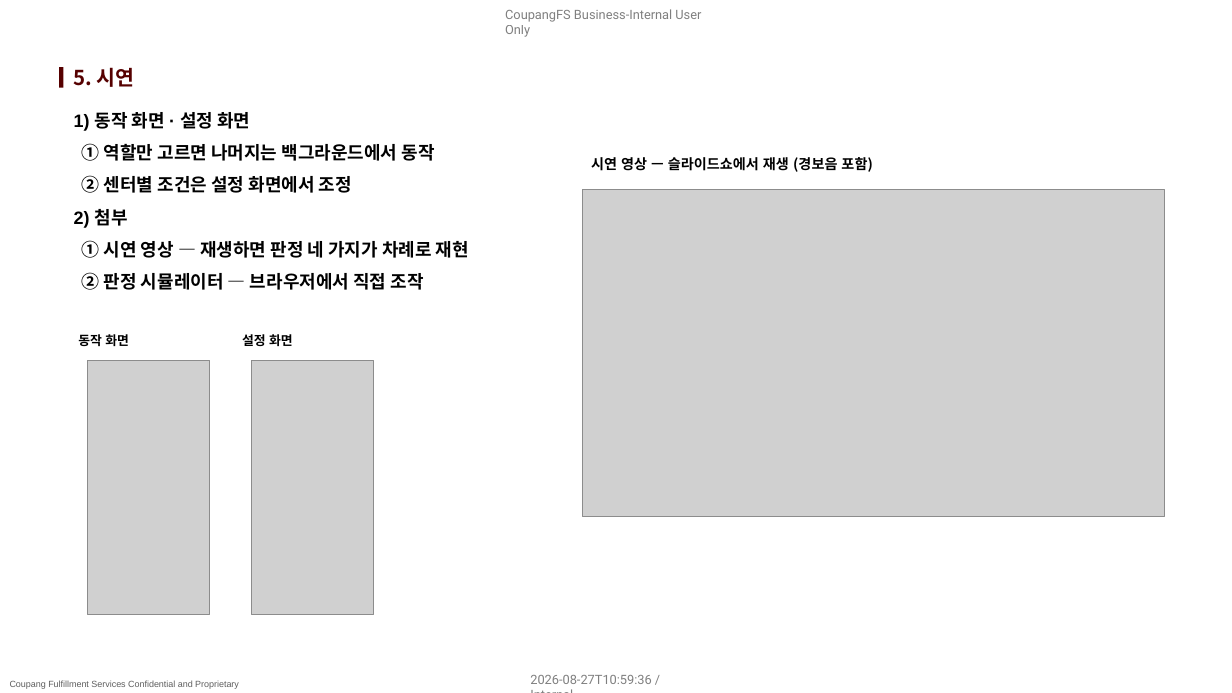
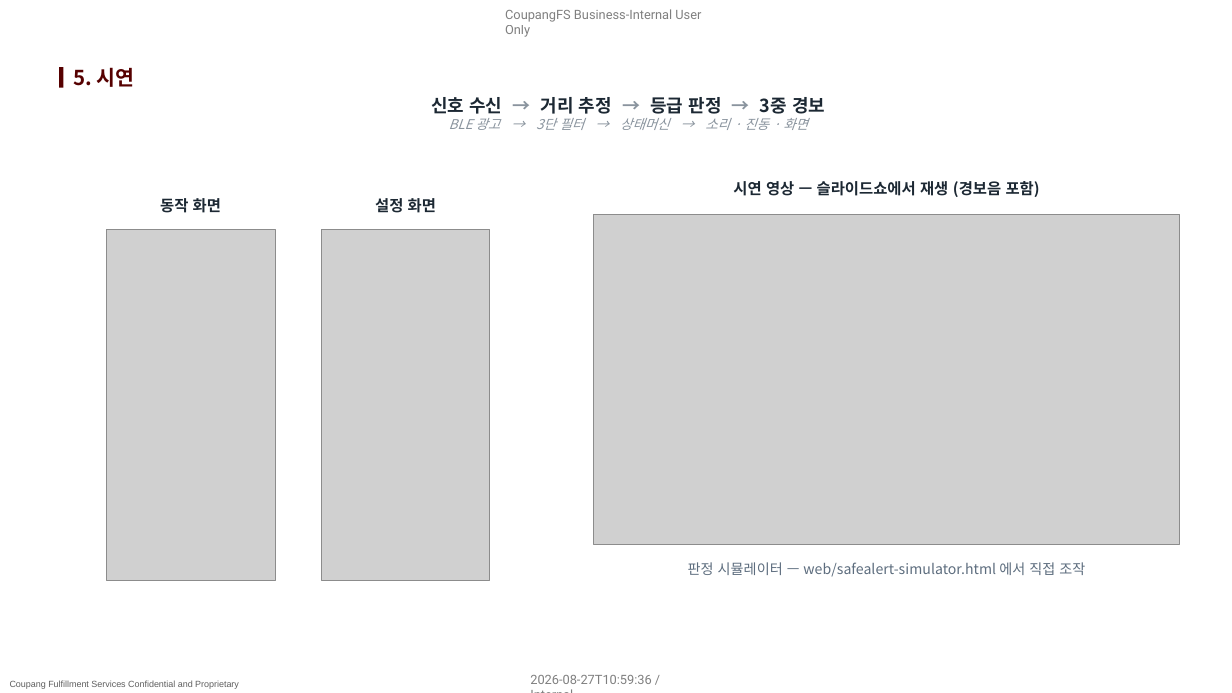
Before and after one commit to pslymzero-cyber/SafeAlert, a slide deck: slide 7 of docs/presentation/company_form/SafeAlert_보고_2026.08.pptx. Drawn at 1232x693 pixels with LibreOffice and Linux fonts; fonts in the diff are those of the drawing; grey boxes stand for pictures; background and template pictures are left out. Boxes give left, top, right and bottom in pixels: in the first picture for what was removed or moved away, otherwise in the second. Text is boxed around its words. In the diff, an @@ line names an element or a change of style, - is before the commit and + after.

```diff
--- a/docs/presentation/company_form/SafeAlert_보고_2026.08.pptx
+++ b/docs/presentation/company_form/SafeAlert_보고_2026.08.pptx
@@ text removed at bbox=[74, 112, 469, 290] @@
-1) 동작 화면 · 설정 화면
-① 역할만 고르면 나머지는 백그라운드에서 동작
-② 센터별 조건은 설정 화면에서 조정
-2) 첨부
-① 시연 영상 — 재생하면 판정 네 가지가 차례로 재현
-② 판정 시뮬레이터 — 브라우저에서 직접 조작
@@ text added at bbox=[431, 97, 825, 130], 10.5 pt, text #8A949E, italic @@
+신호 수신 → 거리 추정 → 등급 판정 → 3중 경보
+BLE 광고 → 3단 필터 → 상태머신 → 소리 · 진동 · 화면
@@ text "시연 영상 — 슬라이드쇼에서 재생 ...": place and size @@
-text "시연 영상 — 슬라이드쇼에서 재생 ..." at bbox=[591, 157, 872, 172]
+text "시연 영상 — 슬라이드쇼에서 재생 ..." at bbox=[733, 181, 1040, 197]
@@ text "시연 영상 — 슬라이드쇼에서 재생 ..." at bbox=[733, 181, 1040, 197]: size 11 to 12 pt, text colour #000000 to #1C2833; alignment left to centre; more space between paragraphs @@
@@ text "동작 화면": place and size @@
-text "동작 화면" at bbox=[78, 334, 129, 346]
+text "동작 화면" at bbox=[160, 198, 221, 213]
@@ text "동작 화면" at bbox=[160, 198, 221, 213]: size 10 to 12 pt, text colour #000000 to #1C2833; alignment left to centre; more space between paragraphs @@
@@ text "설정 화면" at bbox=[375, 198, 436, 213]: size 10 to 12 pt, text colour #000000 to #1C2833; alignment left to centre; more space between paragraphs @@
@@ text "설정 화면": place and size @@
-text "설정 화면" at bbox=[242, 334, 293, 346]
+text "설정 화면" at bbox=[375, 198, 436, 213]
@@ picture: place and size @@
-picture at bbox=[88, 360, 210, 615]
+picture at bbox=[106, 229, 275, 580]
@@ picture: place and size @@
-picture at bbox=[251, 360, 373, 615]
+picture at bbox=[322, 229, 491, 580]
@@ picture: place and size @@
-picture at bbox=[582, 189, 1165, 517]
+picture at bbox=[593, 214, 1180, 544]
@@ text added at bbox=[688, 562, 1085, 577], 11 pt, text #5D6D7E @@
+판정 시뮬레이터 — web/safealert-simulator.html 에서 직접 조작
```
Also in this commit, not shown: 5 other slides changed, 4 other files.
